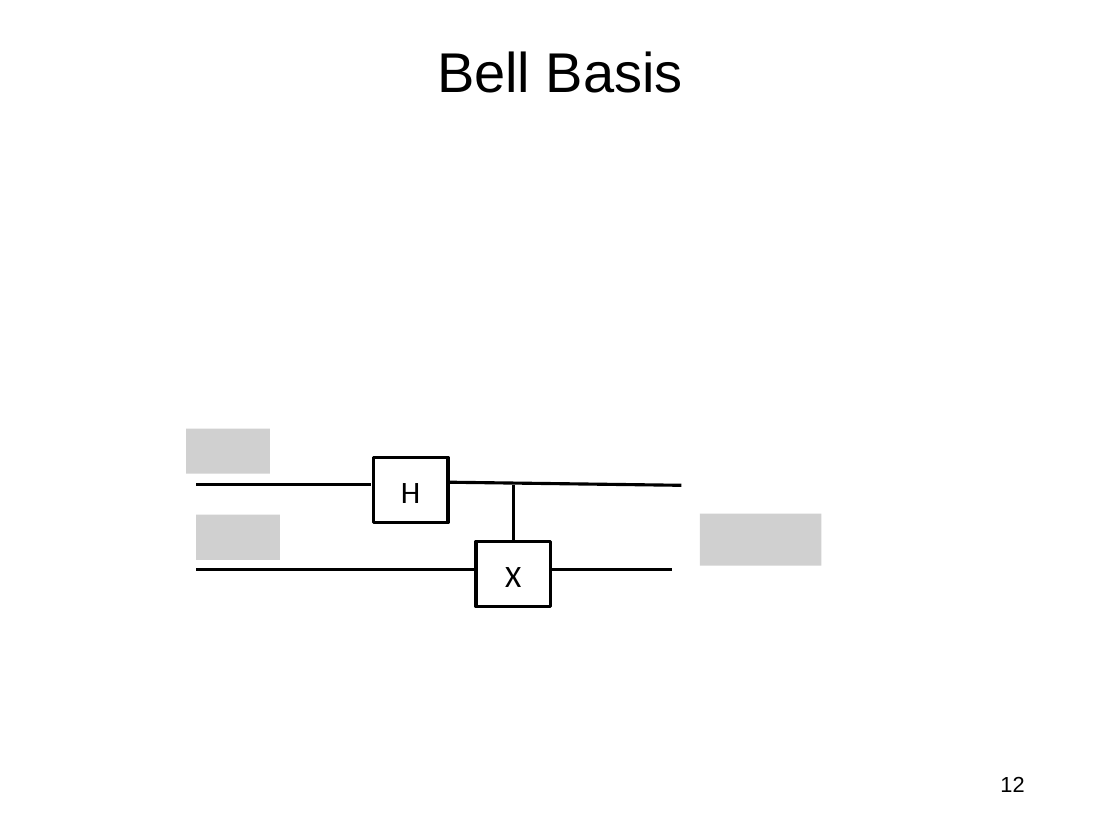
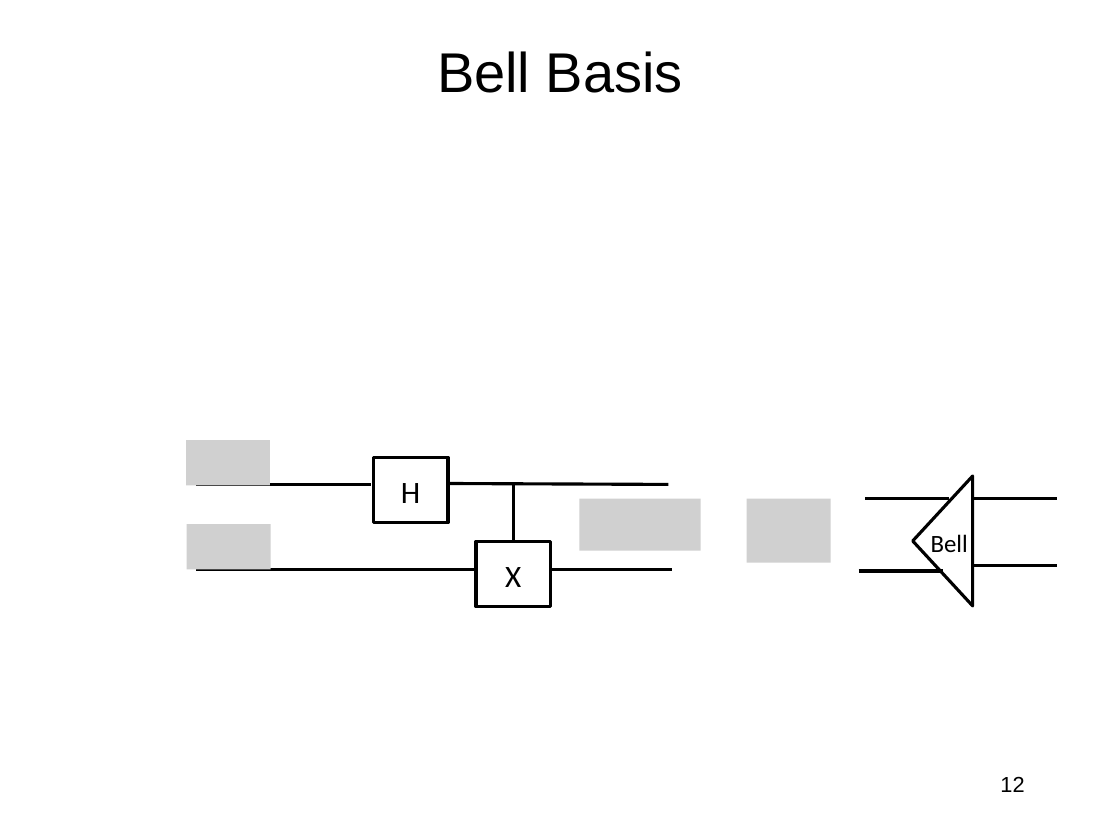
Before and after one commit to jlmucb/class_notes, a slide deck: slide 12 of BerkeleyClass/CS290Spring2013/Lectures/QC.pptx. Drawn at 1120x840 pixels with LibreOffice and Linux fonts; fonts in the diff are those of the drawing; grey boxes stand for pictures. Boxes give left, top, right and bottom in pixels: in the first picture for what was removed or moved away, otherwise in the second. Text is boxed around its words. In the diff, an @@ line names an element or a change of style, - is before the commit and + after.

```diff
--- a/BerkeleyClass/CS290Spring2013/Lectures/QC.pptx
+++ b/BerkeleyClass/CS290Spring2013/Lectures/QC.pptx
@@ picture: place and size @@
-picture at (186,429,270,474)
+picture at (186,440,270,485)
@@ triangle added at (913,475,973,605), outline #000000 2 pt @@
@@ line moved from (449, 483) - (681, 485) to (447, 484) - (669, 485) @@
@@ picture added at (579,498,700,550) @@
@@ picture added at (747,498,831,562) @@
@@ line added from (866, 498) to (950, 498), #000000 2 pt @@
@@ line added from (972, 498) to (1056, 498), #000000 2 pt @@
@@ picture: place and size @@
-picture at (196,515,280,560)
+picture at (187,524,271,569)
@@ picture removed at (700,514,821,566) @@
@@ text added at (931,534,968,552), 16 pt, text #000000 @@
+Bell
@@ line added from (972, 566) to (1056, 566), #000000 2 pt @@
@@ line added from (859, 571) to (943, 571), #000000 2 pt @@
```
Also in this commit, not shown: 1 other slide changed.
